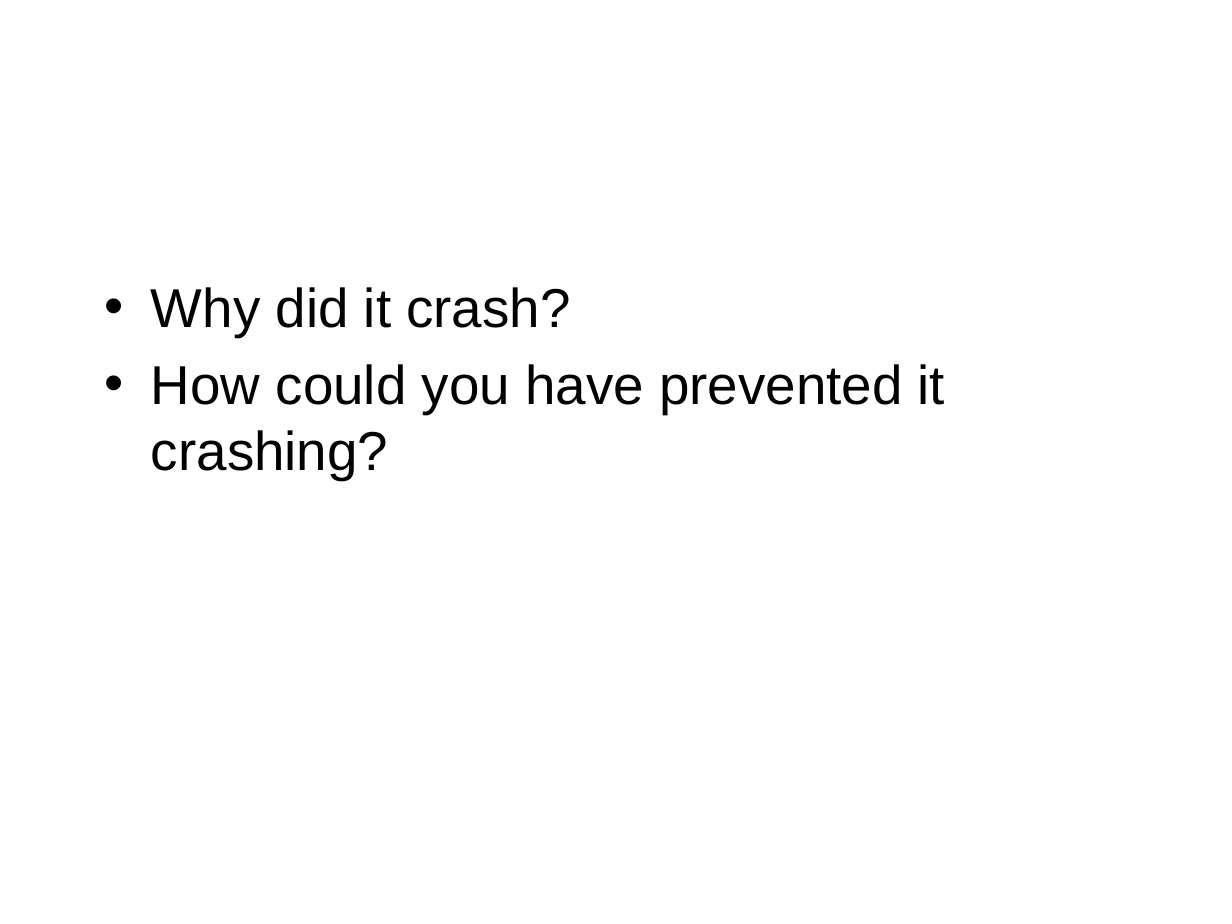
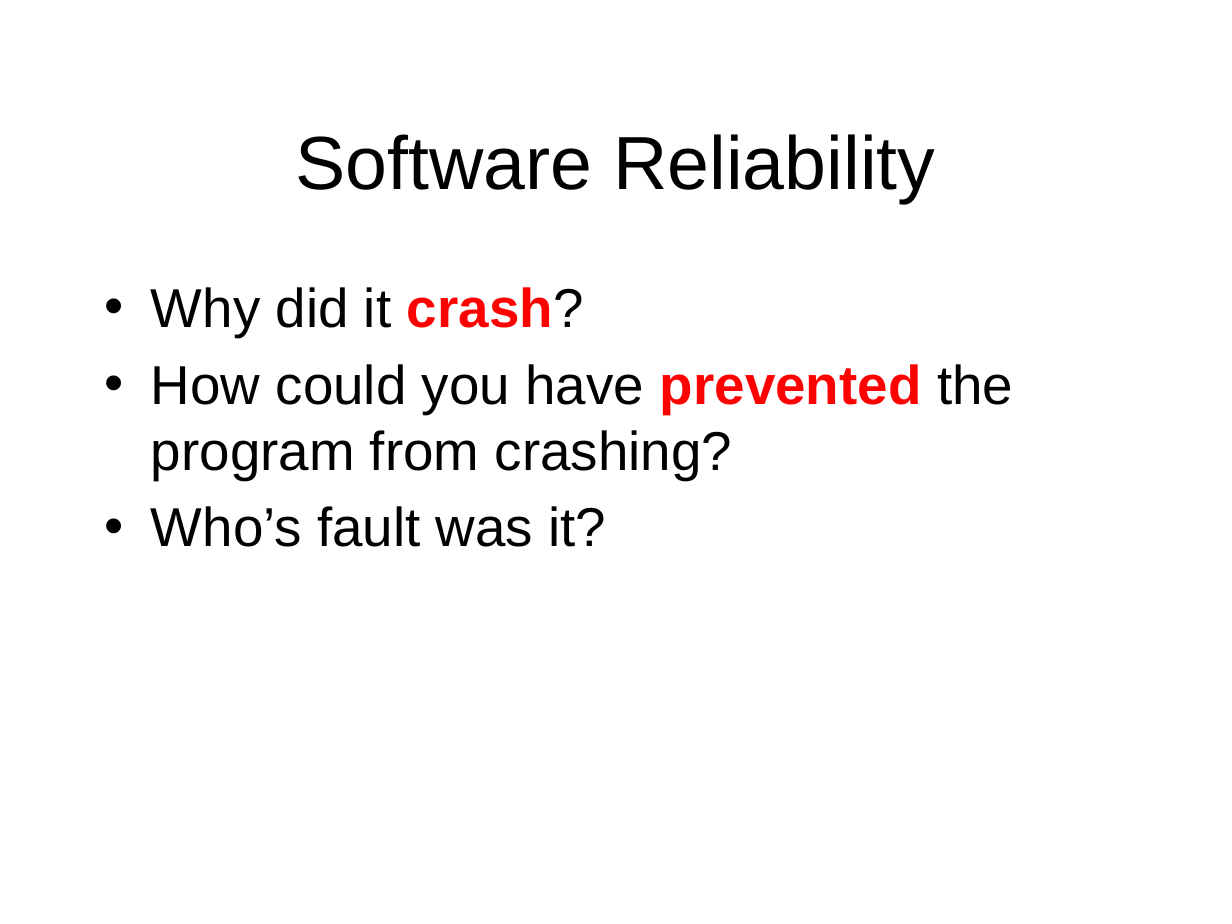
Before and after one commit to octaviordz/zjnu2017.github.io, a slide deck: slide 6 of OOP/lectures/060--Internal.Classes.and.Exceptions.pptx (slide 5 before the commit). Drawn at 1232x924 pixels with LibreOffice and Linux fonts; fonts in the diff are those of the drawing. Boxes give left, top, right and bottom in pixels: in the first picture for what was removed or moved away, otherwise in the second. Text is boxed around its words. In the diff, an @@ line names an element or a change of style, - is before the commit and + after.

```diff
--- a/OOP/lectures/060--Internal.Classes.and.Exceptions.pptx
+++ b/OOP/lectures/060--Internal.Classes.and.Exceptions.pptx
@@ title added at [296,134,935,203], 44 pt, text #000000 @@
+Software Reliability
@@ text at [151,287,584,337]: text colour #000000 to #FF0000, bold on in "crash?" @@
@@ text at [151,364,1013,547]: text changed @@
-• How could you have prevented it crashing?
+• How could you have prevented the program from crashing?
+• Who’s fault was it?
```
Also in this commit, not shown: 24 other slides changed, 1 slide added, 2 other files.
